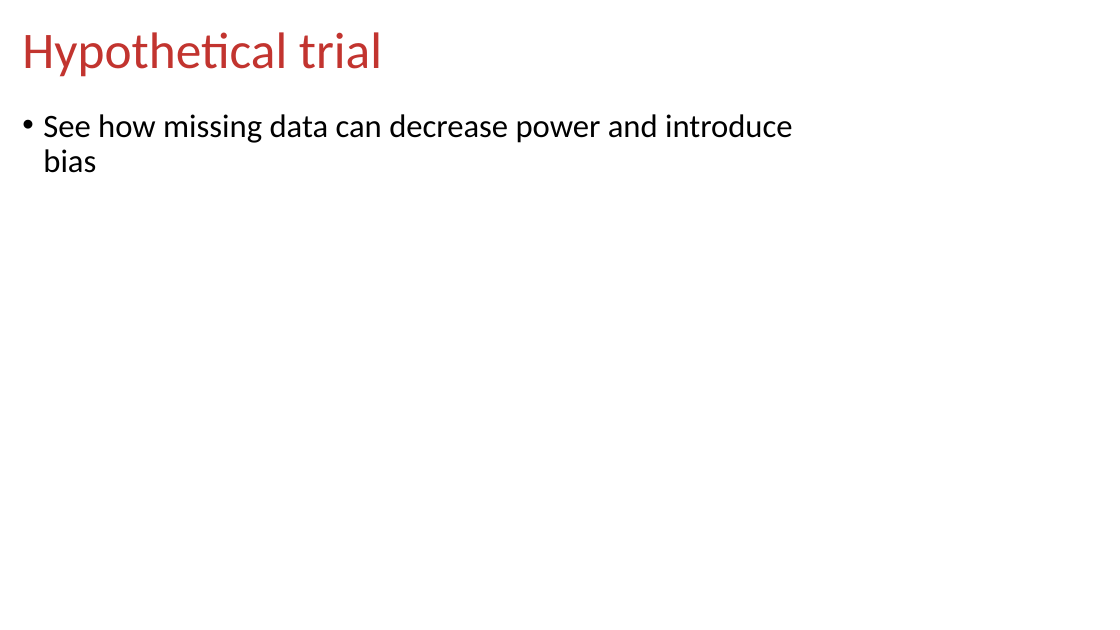
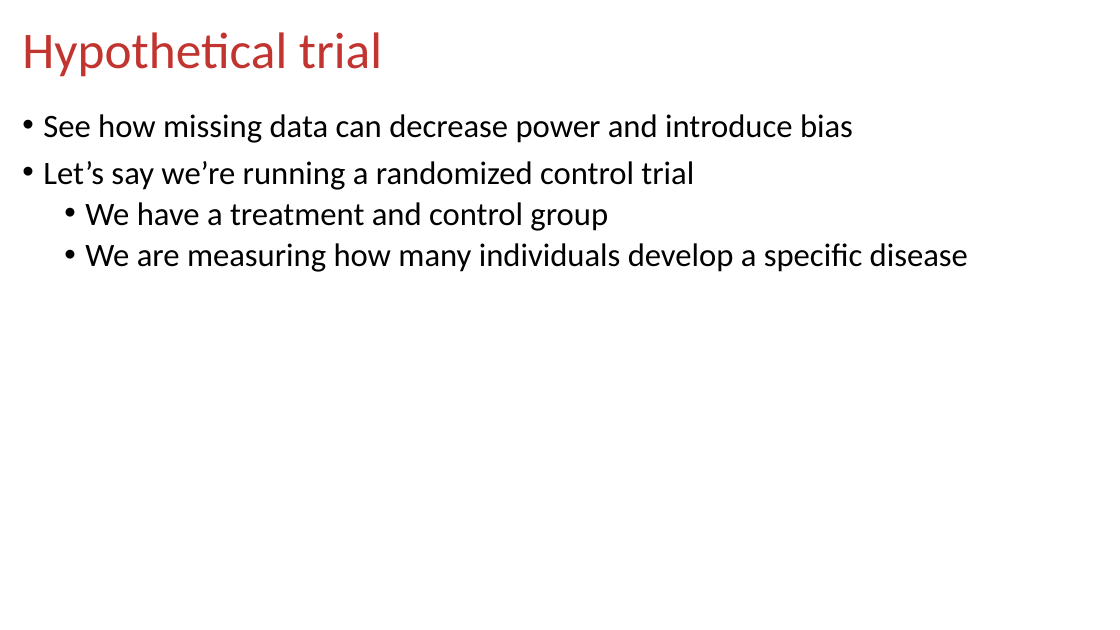
Before and after one commit to nwakim/BSTA_513_26S, a slide deck: slide 6 of docs/lessons/17_Missing_data/17_Missing_data.pptx. Drawn at 1120x630 pixels with LibreOffice and Linux fonts; fonts in the diff are those of the drawing. Boxes give left, top, right and bottom in pixels: in the first picture for what was removed or moved away, otherwise in the second. Text is boxed around its words. In the diff, an @@ line names an element or a change of style, - is before the commit and + after.

```diff
--- a/docs/lessons/17_Missing_data/17_Missing_data.pptx
+++ b/docs/lessons/17_Missing_data/17_Missing_data.pptx
@@ text at [43, 161, 968, 272]: paragraphs added @@
+• Let’s say we’re running a randomized control trial
+  • We have a treatment and control group
+  • We are measuring how many individuals develop a specific disease
```
Also in this commit, not shown: 19 other slides changed, 5 slides removed, 12 other files.
